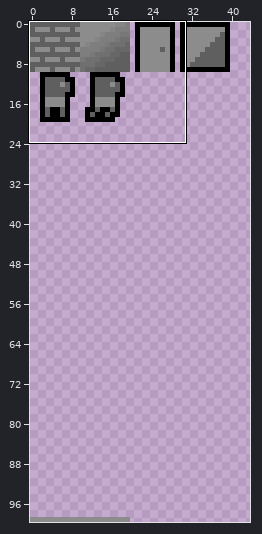
Two versions of one sprite sheet, src/res/sprites.png. The picture above shows the old version from afar; the outline marks the close-up.
Close-up. Old version:
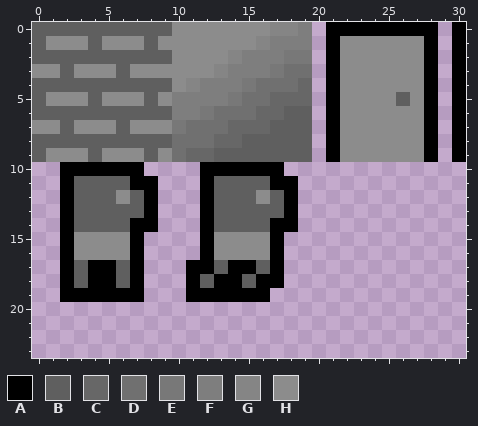
The file is 100x100 pixels. Colours within 5 levels of each other are drawn and written as one. Shown: x 0..30, y 0..23. The wide view leaves out empty margins.
Palette (. is transparent): A #000000  B #5f5f5f  C #676767  D #707070  E #787878  F #7e7e7e  G #858585  H #8c8c8c
Pixels before, first column x 0:
 0 BBBBBBBBBBHHHHHHHGGF.AAAAAAAA.A
 1 BHHHBHHHBHHHHHHHGFFF.AHHHHHHA.A
 2 BBBBBBBBBBHHHHGFFFEE.AHHHHHHA.A
 3 HHBHHHBHHHHHHGFFFEDD.AHHHHHHA.A
 4 BBBBBBBBBBHGFFFEDDDC.AHHHHHHA.A
 5 BHHHBHHHBHFFFFEDDCCC.AHHHHBHA.A
 6 BBBBBBBBBBFFEDDDCCBB.AHHHHHHA.A
 7 HHBHHHBHHHEDDDCCCBBB.AHHHHHHA.A
 8 BBBBBBBBBBDDDCCBBBBB.AHHHHHHA.A
 9 BHHHBHHHBHDCCBBBBBBB.AHHHHHHA.A
10 ..AAAAAA....AAAAAA.............
11 ..ABBBBAA...ABBBBAA............
12 ..ABBBHBA...ABBBHBA............
13 ..ABBBBBA...ABBBBBA............
14 ..ABBBBAA...ABBBBAA............
15 ..AHHHHA....AHHHHA.............
16 ..AHHHHA....AHHHHA.............
17 ..ABAABA...AABAABA.............
18 ..ABAABA...ABAABAA.............
19 ..AAAAAA...AAAAAA..............
After:
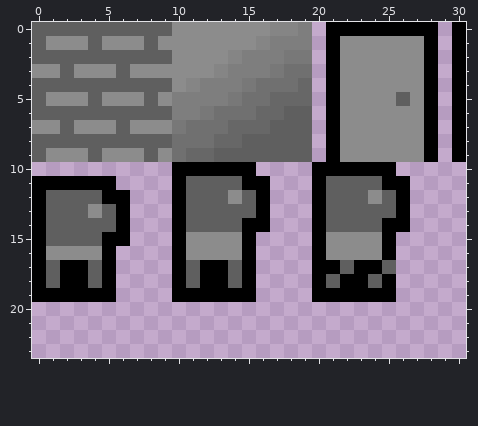
What changed:
y 10: x 2..7 AAAAAA -> ......; x 10..11 .. -> AA; x 16..17 AA -> ..; x 20..25 ...... -> AAAAAA
y 11: x 0..1 .. -> AA; x 3..8 BBBBAA -> AAA...; x 10..12 ..A -> ABB; x 15..18 BBAA -> AA..; x 20..26 ....... -> ABBBBAA
y 12: x 0..2 ..A -> ABB; x 5..8 BHBA -> AA..; x 10..12 ..A -> ABB; x 14 B -> H; x 16..18 HBA -> A..; x 20..26 ....... -> ABBBHBA
y 13: x 0..2 ..A -> ABB; x 4 B -> H; x 6..8 BBA -> A..; x 10..12 ..A -> ABB; x 16..18 BBA -> A..; x 20..26 ....... -> ABBBBBA
y 14: x 0..2 ..A -> ABB; x 6..8 BAA -> A..; x 10..12 ..A -> ABB; x 15..18 BBAA -> AA..; x 20..26 ....... -> ABBBBAA
y 15: x 0..7 ..AHHHHA -> ABBBBAA.; x 10..12 ..A -> AHH; x 15..17 HHA -> A..; x 20..25 ...... -> AHHHHA
y 16: x 0..2 ..A -> AHH; x 5..7 HHA -> A..; x 10..12 ..A -> AHH; x 15..17 HHA -> A..; x 20..25 ...... -> AHHHHA
y 17: x 0..1 .. -> AB; x 3..4 BA -> AB; x 6..7 BA -> ..; x 10..11 .A -> AB; x 13..14 BA -> AB; x 16..17 BA -> ..; x 20..25 ...... -> AABAAB
y 18: x 0..1 .. -> AB; x 3..4 BA -> AB; x 6..7 BA -> ..; x 10..12 .AB -> ABA; x 14..17 ABAA -> BA..; x 20..25 ...... -> ABAABA
y 19: x 0..1 .. -> AA; x 6..7 AA -> ..; x 10 . -> A; x 16 A -> .; x 20..25 ...... -> AAAAAA
Where, in picture pixels (left, top, right, bottom), the same in both close-ups:
changed: (32, 162, 410, 302)
